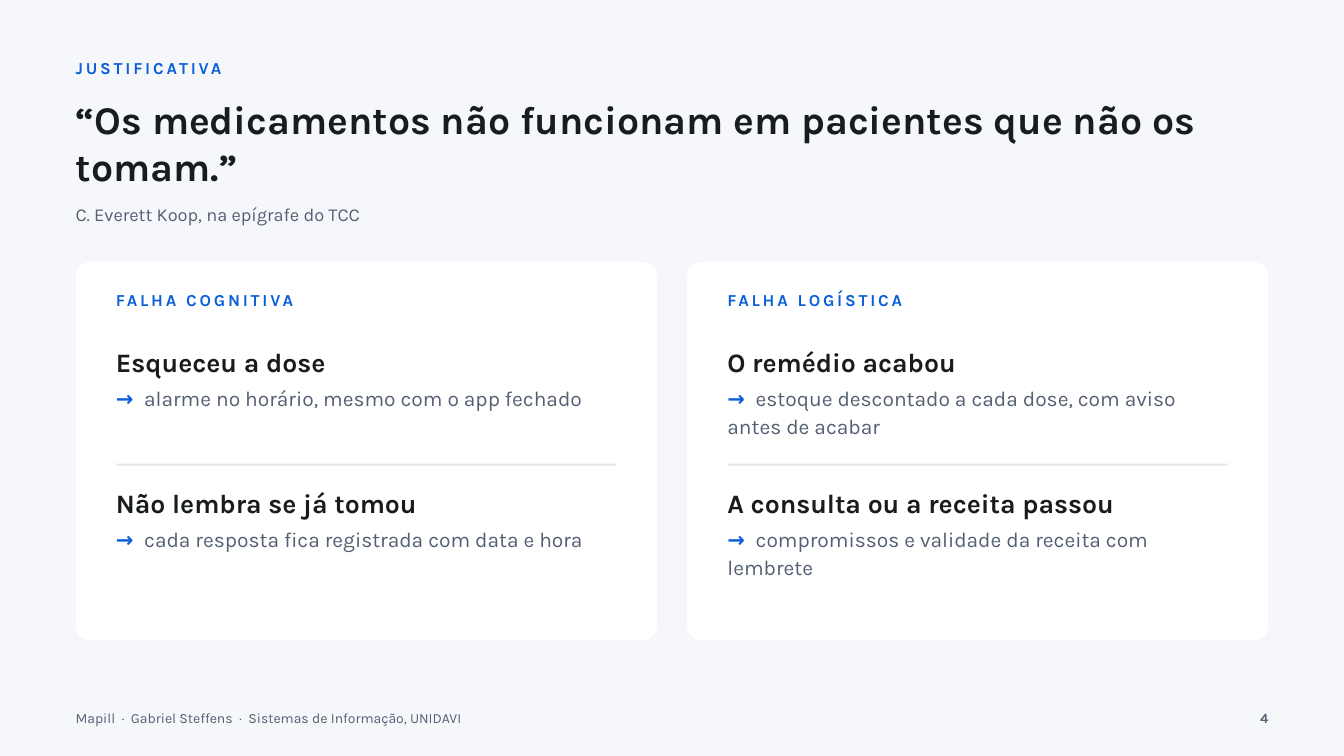
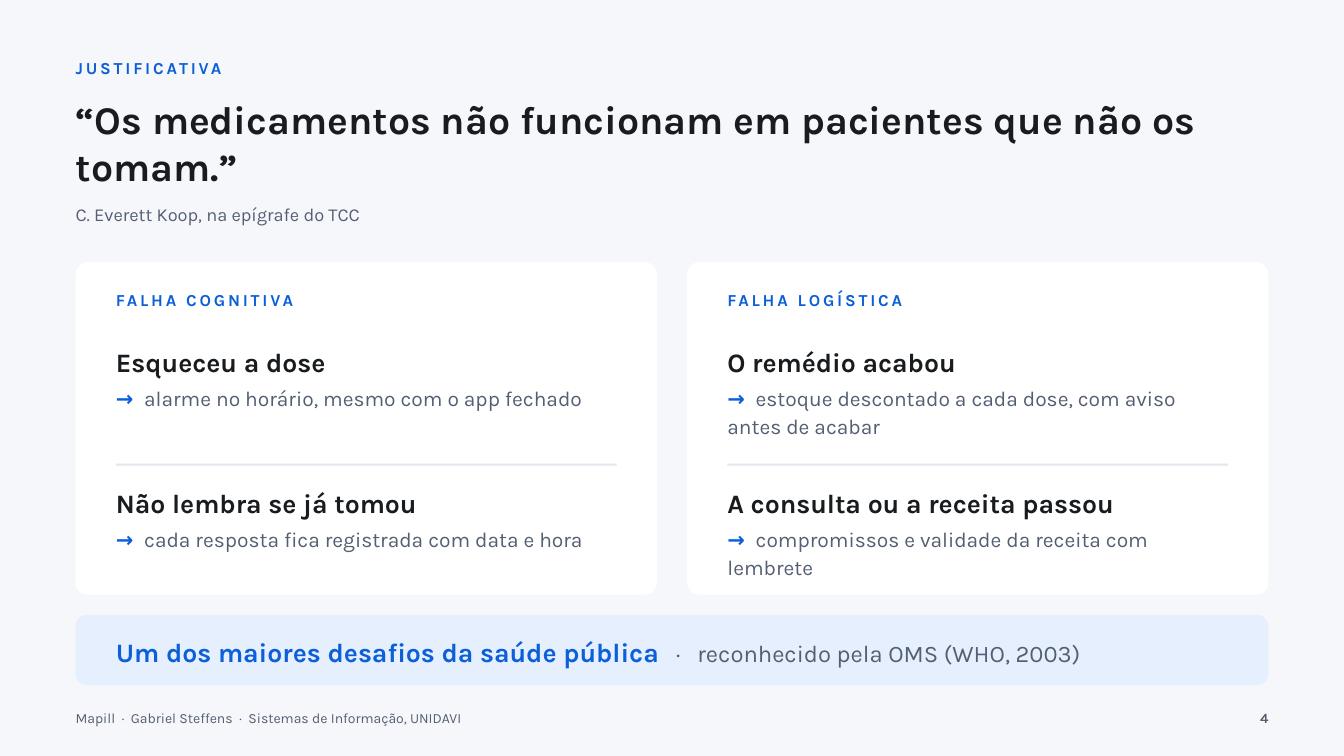
Before and after one commit to gabste8831/Mapill-Health-App, a slide deck: slide 4 of docs/tcc/apresentacao-mapill.pptx. Drawn at 1344x756 pixels with LibreOffice and Linux fonts; fonts in the diff are those of the drawing. Boxes give left, top, right and bottom in pixels: in the first picture for what was removed or moved away, otherwise in the second. Text is boxed around its words. In the diff, an @@ line names an element or a change of style, - is before the commit and + after.

Commit message:
docs(tcc): justificativa destaca a adesao como desafio reconhecido pela OMS

```diff
--- a/docs/tcc/apresentacao-mapill.pptx
+++ b/docs/tcc/apresentacao-mapill.pptx
@@ rounded rectangle: place and size @@
-rounded rectangle at <box>76,262,657,640</box>
+rounded rectangle at <box>76,262,657,595</box>
@@ rounded rectangle: place and size @@
-rounded rectangle at <box>688,262,1269,640</box>
+rounded rectangle at <box>688,262,1269,595</box>
@@ rounded rectangle added at <box>76,615,1268,686</box>, fill #E6EFFD @@
@@ text added at <box>116,641,1081,669</box>, 19 pt, text #0B5FD9, bold @@
+Um dos maiores desafios da saúde pública · reconhecido pela OMS (WHO, 2003)
```
